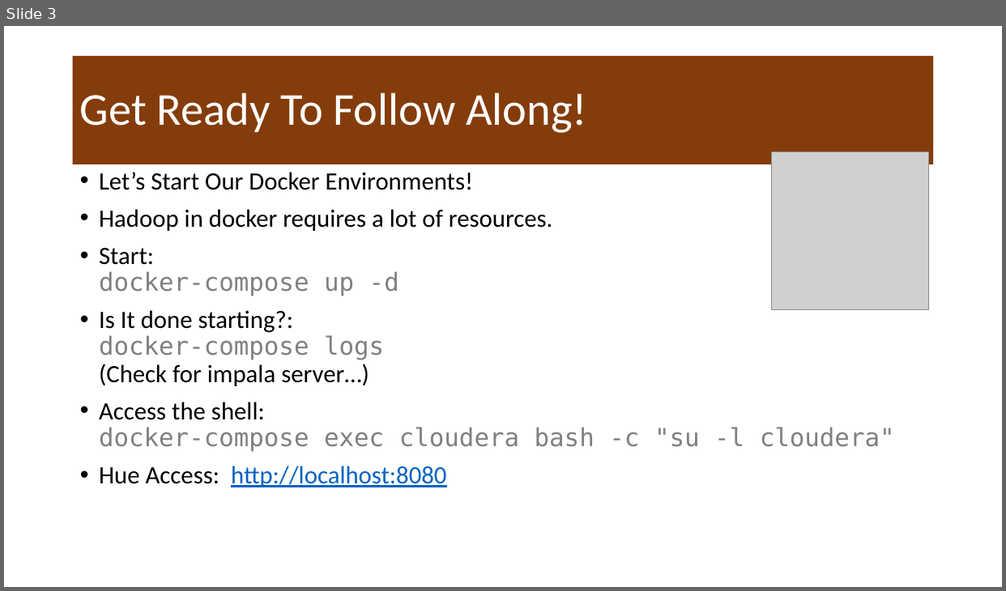
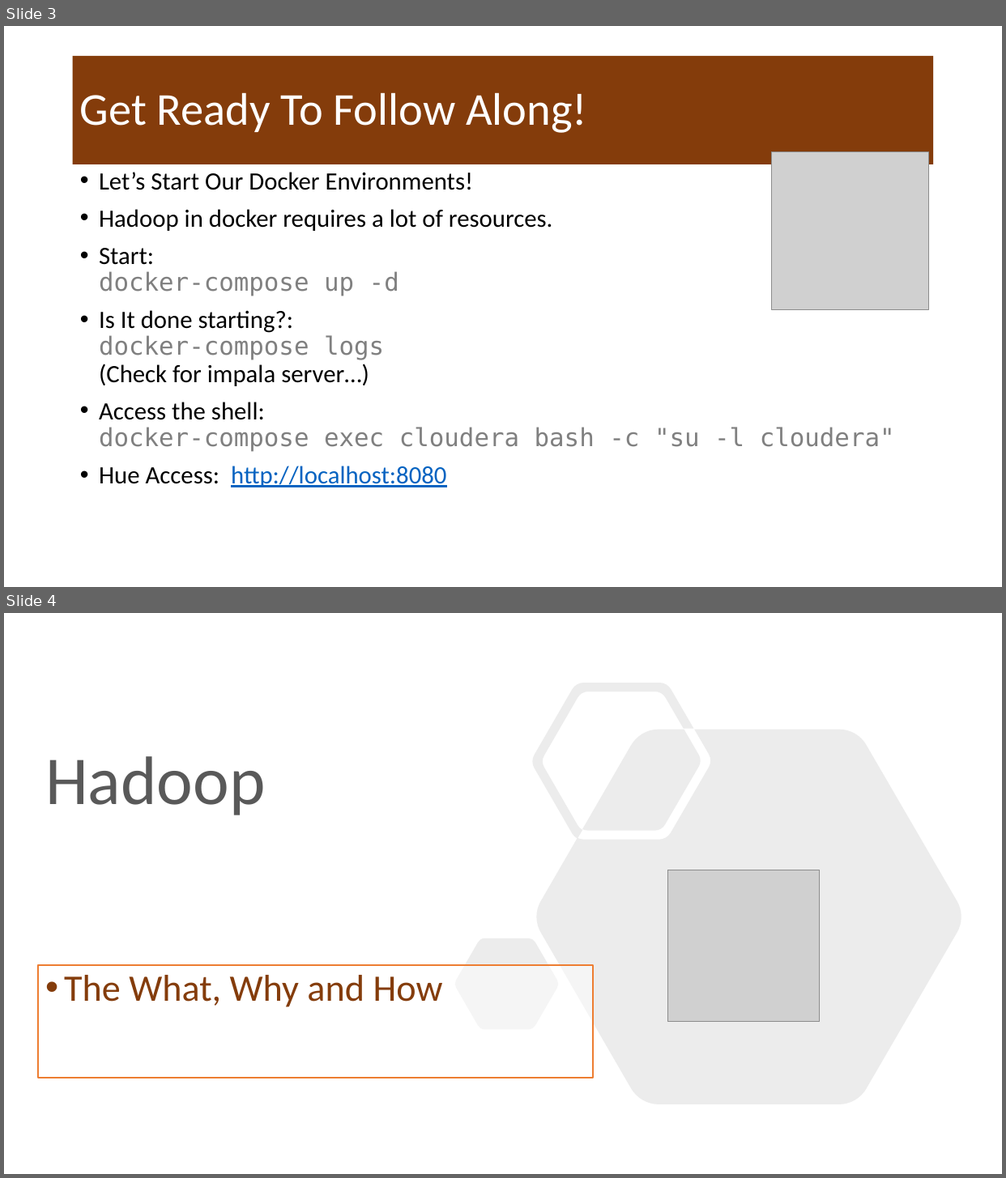
Before and after one commit to mafudge/ist769-old, a slide deck: content/C-Hadoop/C-Hadoop.pptx. Shown one above the other, each under a label of ours: slide 3 before the commit, slides 3 and 4 after it. The pictures are 1006x591 and 1006x1178 pixels, drawn with LibreOffice and Linux fonts; fonts in the diff are those of the drawing; grey boxes stand for pictures. Boxes give left, top, right and bottom in pixels: in the first picture for what was removed or moved away, otherwise in the second. Text is boxed around its words. In the diff, an @@ line names an element or a change of style, - is before the commit and + after.

Commit message:
hadoop c

```diff
--- a/content/C-Hadoop/C-Hadoop.pptx
+++ b/content/C-Hadoop/C-Hadoop.pptx
@@ slide 4 added at (4, 613, 1002, 1174), background #FFFFFF @@
@@ freeform shape added at (455, 683, 961, 1105), fill #808080 at 15% opacity @@
@@ title added at (45, 756, 266, 815), 66 pt, text #595959 @@
+Hadoop
@@ picture added at (667, 871, 819, 1022) @@
@@ subtitle added at (38, 965, 593, 1078), fill #FFFFFF at 50% opacity, outline #ED7D31 1.5 pt, 36 pt, text #843C0B @@
+• The What, Why and How
```
Also in this commit, not shown: 35 other slides added, 1 slide removed.
